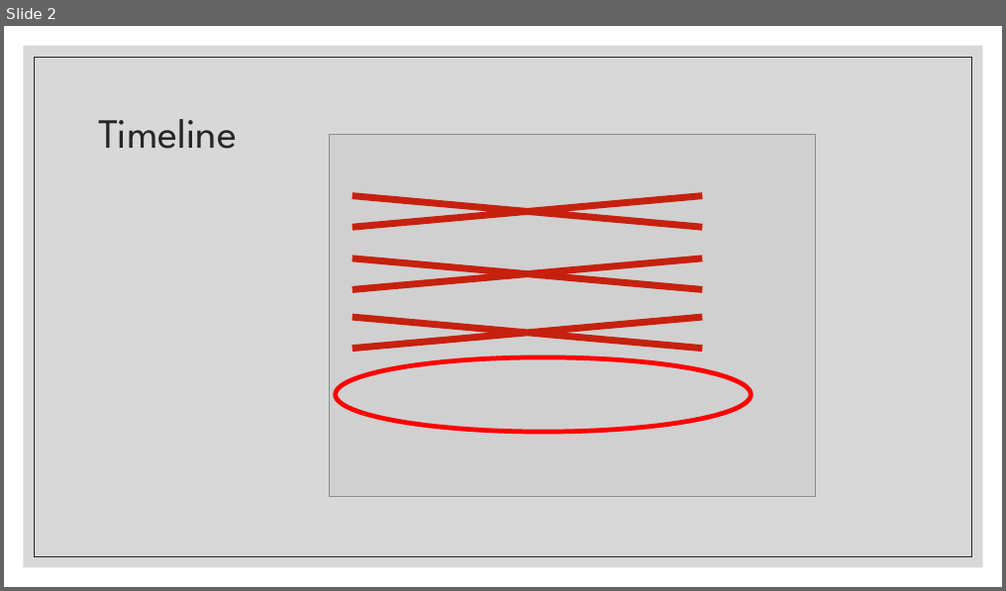
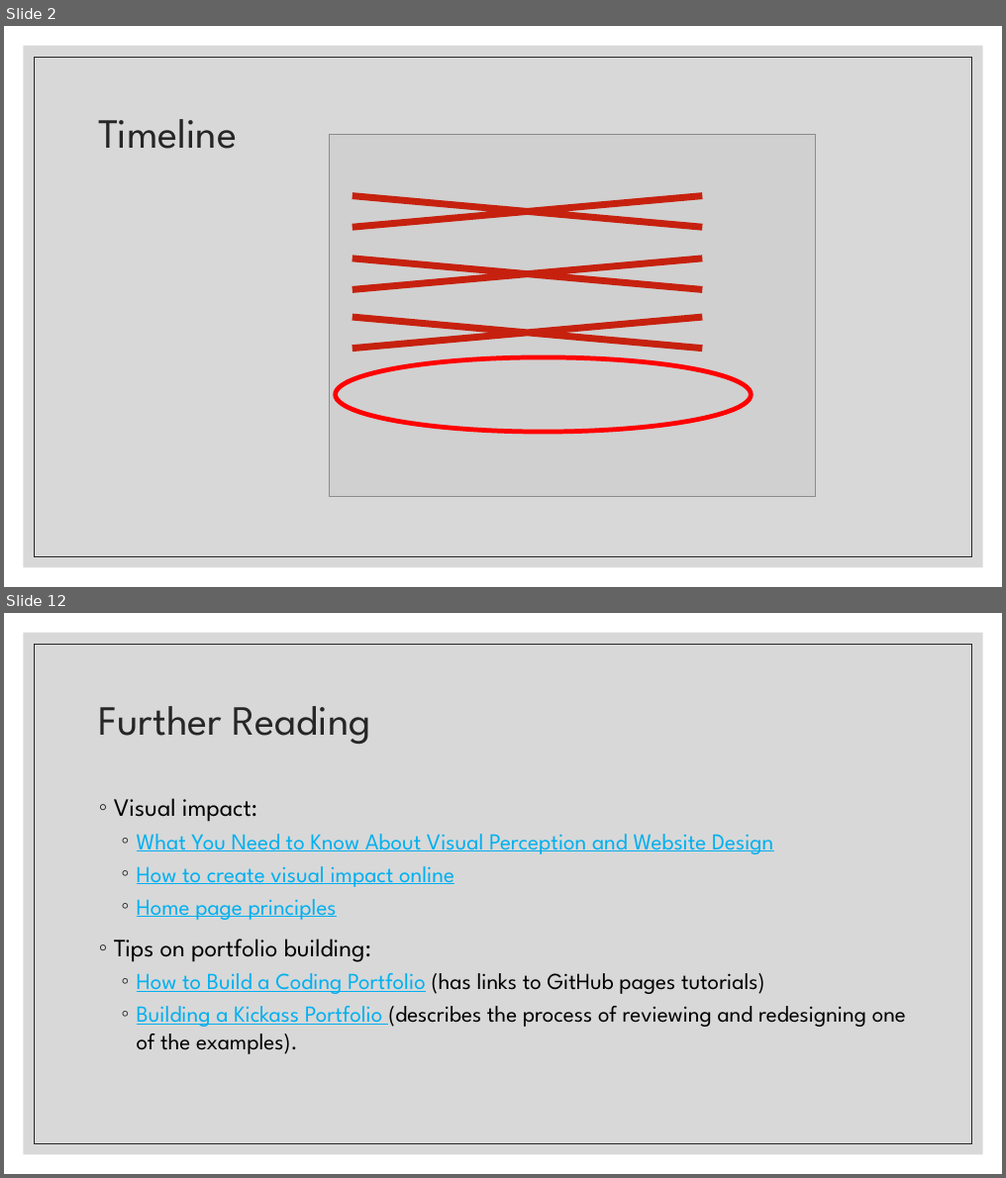
Before and after one commit to Falmouth-Games-Academy/COMP2x0-workshop-slides, a slide deck: COMP2x0-portfolio-workshop-07.pptx. Shown one above the other, each under a label of ours: slide 2 before the commit, slides 2 and 12 after it; the slides between them are not shown. The pictures are 1006x591 and 1006x1178 pixels, drawn with LibreOffice and Linux fonts; fonts in the diff are those of the drawing; grey boxes stand for pictures. Boxes give left, top, right and bottom in pixels: in the first picture for what was removed or moved away, otherwise in the second. Text is boxed around its words. In the diff, an @@ line names an element or a change of style, - is before the commit and + after.

```diff
--- a/COMP2x0-portfolio-workshop-07.pptx
+++ b/COMP2x0-portfolio-workshop-07.pptx
@@ slide 12 added at (4,613,1002,1174), background #FFFFFF; not listed: 2 template elements that a slide beside it also shows @@
@@ title added at (99,706,371,744), 40 pt, text #262626 @@
+Further Reading
@@ text added at (114,798,906,1055), 22 pt, text #00B0F0, underline @@
+◦ Visual impact:
+  ◦ What You Need to Know About Visual Perception and Website Design
+  ◦ How to create visual impact online
+  ◦ Home page principles
+◦ Tips on portfolio building:
+  ◦ How to Build a Coding Portfolio (has links to GitHub pages tutorials)
+  ◦ Building a Kickass Portfolio (describes the process of reviewing and redesigning one of the examples).
```
Also in this commit, not shown: 1 slide changed, 8 other slides added, 9 slides removed, 1 other file.
